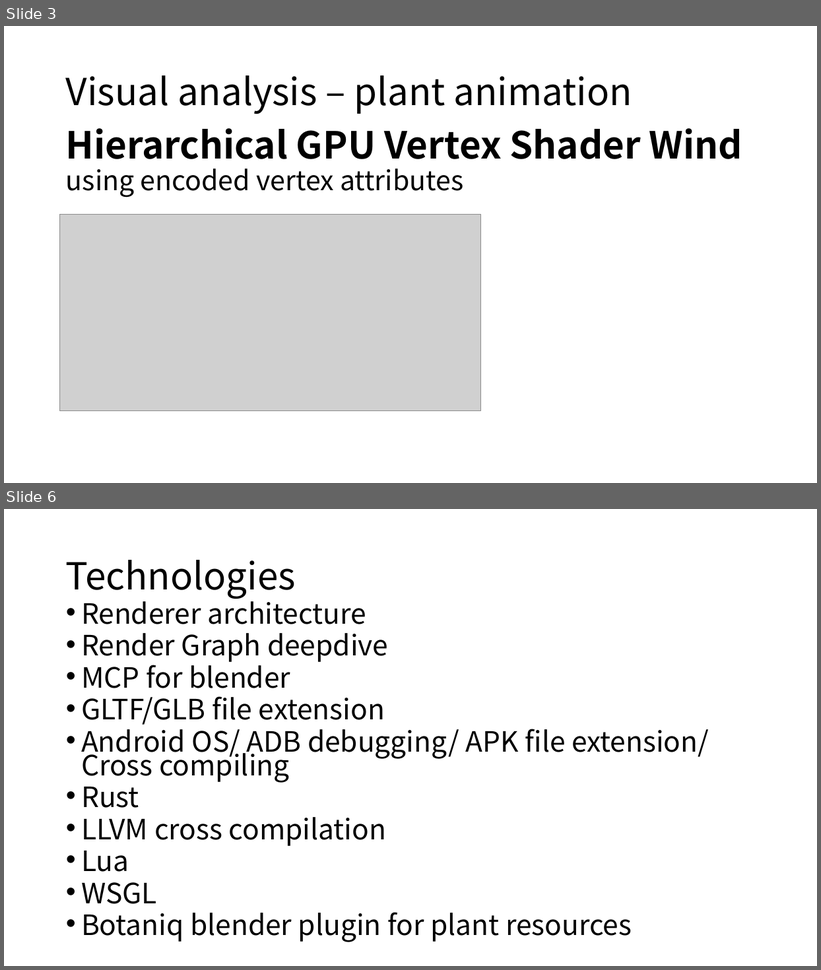
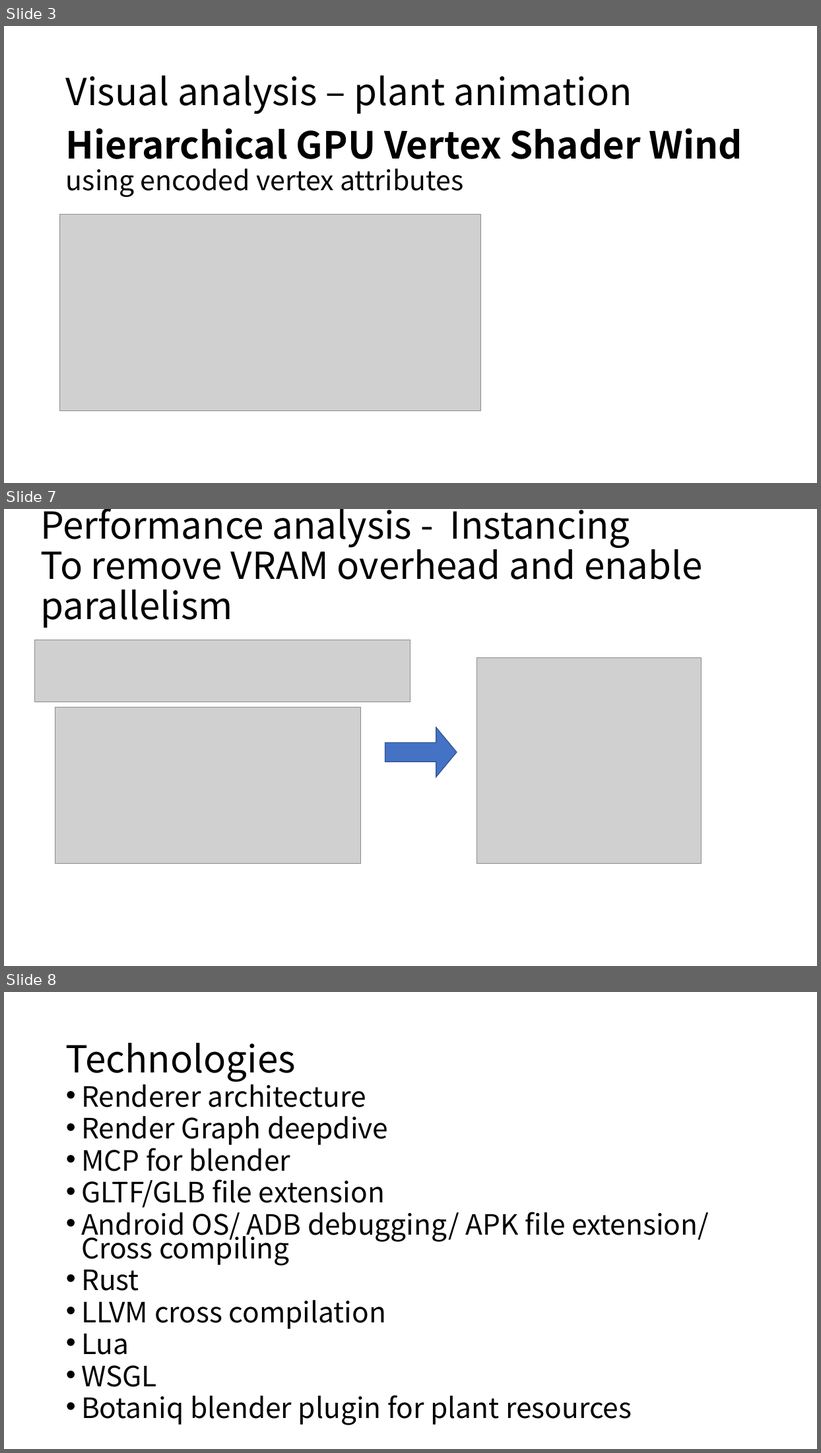
Before and after one commit to boycececil666gmailcom/webgpu-renderer, a slide deck: WebGPU Renderer.pptx. Shown one above the other, each under a label of ours: slides 3 and 6 before the commit, slides 3, 7 and 8 after it; the slides between them are not shown. The pictures are 821x970 and 821x1453 pixels, drawn with LibreOffice and Linux fonts; fonts in the diff are those of the drawing; grey boxes stand for pictures. Boxes give left, top, right and bottom in pixels: in the first picture for what was removed or moved away, otherwise in the second. Text is boxed around its words. In the diff, an @@ line names an element or a change of style, - is before the commit and + after.

```diff
--- a/WebGPU Renderer.pptx
+++ b/WebGPU Renderer.pptx
@@ slide 7 added at (4, 509, 817, 966), background #FFFFFF @@
@@ title added at (40, 509, 703, 628), 44 pt, text #000000 @@
+Performance analysis - Instancing
+To remove VRAM overhead and enable parallelism
@@ picture added at (34, 640, 411, 702) @@
@@ picture added at (477, 658, 701, 864) @@
@@ picture added at (55, 707, 361, 864) @@
@@ right arrow added at (385, 727, 457, 778), fill #4472C4, outline #325491 1 pt @@
@@ what was slide 6 is now slide 8 @@
```
Also in this commit, not shown: 2 slides changed, 1 other slide added, 11 other files.
